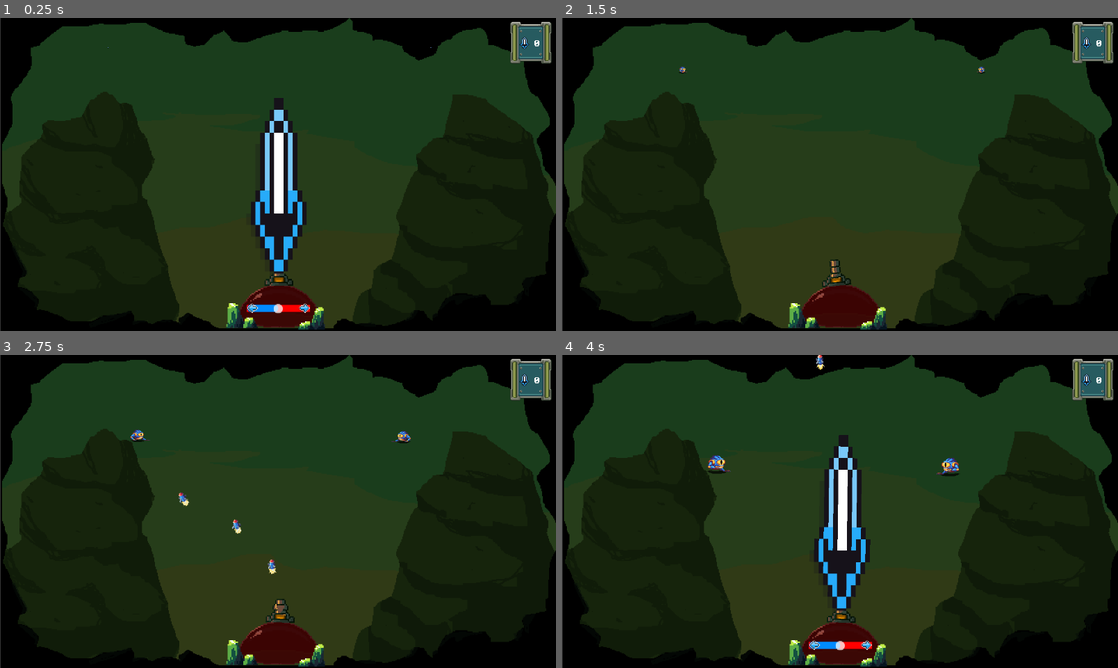
Above: before the commit, frames 1-4 (two rows, left to right).
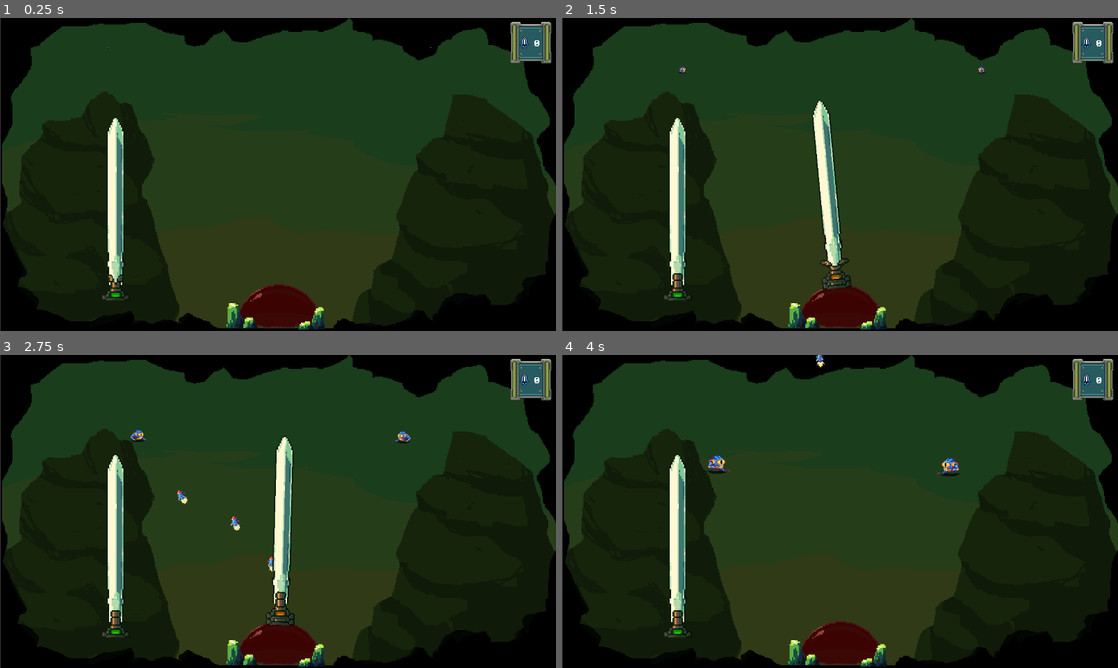
Above: after the commit, the same moments.

Repository: antoinenisoli/DomeSword_GWJ_2025
Game: Godot game, scene res://scenes/levels/game.tscn
Same seed, same stepped clock (60 frames per second), same inputs: the game is played once before the commit and once after it.
Inputs (mouse positions are in pixels of both pictures, inside the frame that each line leads up to):
- Up to frame 1 (0.25 s): no input
- Up to frame 2 (1.5 s): move the mouse to (962, 158) at 0.52 s; press the mouse at (962, 158) at 0.53 s; hold Right (move_right) 0.53-1.28 s; move the mouse to (728, 190) at 1.27 s; release the mouse at (728, 190) at 1.28 s; hold Left (move_left) from 1.28 s (still down); tap E (switch_weapon) at 1.35 s
- Up to frame 3 (2.75 s): move the mouse to (333, 442) at 2.02 s; release Left (move_left) at 2.03 s; press the mouse at (333, 442) at 2.03 s; hold Right (move_right) from 2.03 s (still down)
- Up to frame 4 (4 s): move the mouse to (812, 574) at 2.77 s; release the mouse at (812, 574) at 2.78 s; tap E (switch_weapon) at 2.85 s; move the mouse to (1006, 558) at 3.52 s; release Right (move_right) at 3.53 s; press the mouse at (1006, 558) at 3.53 s; hold Left (move_left) from 3.53 s (still down)

The runs differ from the first frame. In frame 1, 5.5% of the frame differs, in the area x 18-56%, y 25-95%; in frame 2, 3.4%; in frame 3, 3.5%; in frame 4, 5.5%, in the area x 18-56%, y 0-95%.

Commit message:
integrate dome sword sprites

Diff:
--- a/scenes/entities/player/dome.tscn
+++ b/scenes/entities/player/dome.tscn
@@ -80,9 +80,12 @@
 [node name="turret" parent="Weapons" instance=ExtResource("3_t5h6n")]
 
 [node name="AnimatedSprite2D" parent="Weapons/turret" index="0"]
-position = Vector2(0, -90)
+position = Vector2(0, -94)
+frame = 2
+frame_progress = 0.0
 
 [node name="sword" parent="Weapons" instance=ExtResource("4_l7o3r")]
+visible = false
 force_curve = SubResource("Curve_si0v0")
 
 [node name="Control" parent="Weapons/sword" index="2"]
--- a/scenes/entities/weapon_support.tscn
+++ b/scenes/entities/weapon_support.tscn
@@ -1,28 +1,220 @@
-[gd_scene load_steps=5 format=3 uid="uid://c66tdqqqa4low"]
-
-[ext_resource type="Texture2D" uid="uid://du6od362500ps" path="res://assets/sprites/dome/Turret.png" id="1_leg1a"]
+[gd_scene load_steps=18 format=3 uid="uid://c66tdqqqa4low"]
+
+[ext_resource type="Texture2D" uid="uid://d0qklanlrytos" path="res://assets/sprites/dome/Turret2.png" id="2_leg1a"]
 [ext_resource type="Script" uid="uid://bgelaal4mskqu" path="res://scripts/Entities/Player/weapons/ammo_light.gd" id="2_o0ygl"]
-[ext_resource type="Texture2D" uid="uid://b2urny3hrkixh" path="res://assets/sprites/dome/Turret_light.png" id="3_snj2o"]
 
 [sub_resource type="Gradient" id="Gradient_538jk"]
 interpolation_mode = 1
 offsets = PackedFloat32Array(0, 0.01, 0.33, 0.66)
 colors = PackedColorArray(1, 0, 0, 1, 1, 0.6117647, 0, 1, 1, 0.8901186, 0, 1, 0, 1, 0.41140202, 1)
 
-[node name="Weapon_support" type="Sprite2D" node_paths=PackedStringArray("light")]
+[sub_resource type="AtlasTexture" id="AtlasTexture_mj5w8"]
+atlas = ExtResource("2_leg1a")
+region = Rect2(128, 64, 64, 64)
+
+[sub_resource type="AtlasTexture" id="AtlasTexture_a5hkb"]
+atlas = ExtResource("2_leg1a")
+region = Rect2(64, 64, 64, 64)
+
+[sub_resource type="AtlasTexture" id="AtlasTexture_487ac"]
+atlas = ExtResource("2_leg1a")
+region = Rect2(0, 64, 64, 64)
+
+[sub_resource type="AtlasTexture" id="AtlasTexture_538jk"]
+atlas = ExtResource("2_leg1a")
+region = Rect2(192, 0, 64, 64)
+
+[sub_resource type="AtlasTexture" id="AtlasTexture_we0nl"]
+atlas = ExtResource("2_leg1a")
+region = Rect2(0, 0, 64, 64)
+
+[sub_resource type="AtlasTexture" id="AtlasTexture_kh6qd"]
+atlas = ExtResource("2_leg1a")
+region = Rect2(0, 0, 64, 64)
+
+[sub_resource type="AtlasTexture" id="AtlasTexture_afr54"]
+atlas = ExtResource("2_leg1a")
+region = Rect2(64, 0, 64, 64)
+
+[sub_resource type="AtlasTexture" id="AtlasTexture_7ejf5"]
+atlas = ExtResource("2_leg1a")
+region = Rect2(128, 0, 64, 64)
+
+[sub_resource type="AtlasTexture" id="AtlasTexture_c5v22"]
+atlas = ExtResource("2_leg1a")
+region = Rect2(192, 0, 64, 64)
+
+[sub_resource type="SpriteFrames" id="SpriteFrames_o0ygl"]
+animations = [{
+"frames": [{
+"duration": 1.0,
+"texture": SubResource("AtlasTexture_mj5w8")
+}, {
+"duration": 1.0,
+"texture": SubResource("AtlasTexture_a5hkb")
+}, {
+"duration": 1.0,
+"texture": SubResource("AtlasTexture_487ac")
+}, {
+"duration": 1.0,
+"texture": SubResource("AtlasTexture_538jk")
+}],
+"loop": false,
+"name": &"close",
+"speed": 10.0
+}, {
+"frames": [{
+"duration": 1.0,
+"texture": SubResource("AtlasTexture_we0nl")
+}],
+"loop": false,
+"name": &"idle",
+"speed": 5.0
+}, {
+"frames": [{
+"duration": 1.0,
+"texture": SubResource("AtlasTexture_538jk")
+}, {
+"duration": 1.0,
+"texture": SubResource("AtlasTexture_487ac")
+}, {
+"duration": 1.0,
+"texture": SubResource("AtlasTexture_a5hkb")
+}, {
+"duration": 1.0,
+"texture": SubResource("AtlasTexture_mj5w8")
+}],
+"loop": false,
+"name": &"open",
+"speed": 10.0
+}, {
+"frames": [{
+"duration": 1.0,
+"texture": SubResource("AtlasTexture_kh6qd")
+}, {
+"duration": 1.0,
+"texture": SubResource("AtlasTexture_afr54")
+}, {
+"duration": 1.0,
+"texture": SubResource("AtlasTexture_7ejf5")
+}, {
+"duration": 1.0,
+"texture": SubResource("AtlasTexture_c5v22")
+}],
+"loop": false,
+"name": &"shoot",
+"speed": 20.0
+}]
+
+[sub_resource type="Animation" id="Animation_kagac"]
+resource_name = "show_sword"
+tracks/0/type = "value"
+tracks/0/imported = false
+tracks/0/enabled = true
+tracks/0/path = NodePath("sword_base:position")
+tracks/0/interp = 1
+tracks/0/loop_wrap = true
+tracks/0/keys = {
+"times": PackedFloat32Array(0, 1),
+"transitions": PackedFloat32Array(1, 1),
+"update": 0,
+"values": [Vector2(0, 232), Vector2(0, -24)]
+}
+
+[sub_resource type="Animation" id="Animation_leg1a"]
+length = 0.001
+tracks/0/type = "value"
+tracks/0/imported = false
+tracks/0/enabled = true
+tracks/0/path = NodePath("sword_base:position")
+tracks/0/interp = 1
+tracks/0/loop_wrap = true
+tracks/0/keys = {
+"times": PackedFloat32Array(0),
+"transitions": PackedFloat32Array(1),
+"update": 0,
+"values": [Vector2(0, -24)]
+}
+
+[sub_resource type="Animation" id="Animation_o0ygl"]
+resource_name = "hide_sword"
+tracks/0/type = "value"
+tracks/0/imported = false
+tracks/0/enabled = true
+tracks/0/path = NodePath("sword_base:position")
+tracks/0/interp = 1
+tracks/0/loop_wrap = true
+tracks/0/keys = {
+"times": PackedFloat32Array(0, 1),
+"transitions": PackedFloat32Array(1, 1),
+"update": 0,
+"values": [Vector2(0, -24), Vector2(0, 232)]
+}
+
+[sub_resource type="AnimationLibrary" id="AnimationLibrary_leg1a"]
+_data = {
+&"RESET": SubResource("Animation_leg1a"),
+&"hide_sword": SubResource("Animation_o0ygl"),
+&"show_sword": SubResource("Animation_kagac")
+}
+
+[node name="Weapon_support" type="Node2D" node_paths=PackedStringArray("light")]
 z_index = 50
-position = Vector2(0, -4.578941)
-scale = Vector2(1.7857144, 1.8245621)
-texture = ExtResource("1_leg1a")
-region_enabled = true
-region_rect = Rect2(2, 30, 44, 18)
 script = ExtResource("2_o0ygl")
-light = NodePath("light")
+light = NodePath("support/light")
 grad = SubResource("Gradient_538jk")
 blink = Color(18.892157, 0, 0, 1)
 
-[node name="light" type="Sprite2D" parent="."]
+[node name="support" type="AnimatedSprite2D" parent="."]
+z_index = 50
+position = Vector2(0, -32)
+sprite_frames = SubResource("SpriteFrames_o0ygl")
+animation = &"close"
+autoplay = "close"
+
+[node name="light" type="Sprite2D" parent="support"]
 self_modulate = Color(0.1333332, 1, 0, 1)
 z_index = 50
-position = Vector2(0, -15)
-texture = ExtResource("3_snj2o")
+scale = Vector2(0.99999994, 0.99999994)
+texture = ExtResource("2_leg1a")
+region_enabled = true
+region_rect = Rect2(0, 192, 64, 64)
+
+[node name="sword_base" type="Node2D" parent="."]
+position = Vector2(0, -24)
+
+[node name="bottom" type="Sprite2D" parent="sword_base"]
+position = Vector2(0, -32)
+texture = ExtResource("2_leg1a")
+flip_v = true
+region_enabled = true
+region_rect = Rect2(192, 64, 64, 64)
+
+[node name="Sprite2D" type="Sprite2D" parent="sword_base"]
+position = Vector2(0, -68)
+texture = ExtResource("2_leg1a")
+region_enabled = true
+region_rect = Rect2(0, 128, 64, 64)
+
+[node name="Sprite2D2" type="Sprite2D" parent="sword_base"]
+position = Vector2(0, -124)
+texture = ExtResource("2_leg1a")
+region_enabled = true
+region_rect = Rect2(64, 128, 64, 64)
+
+[node name="Sprite2D3" type="Sprite2D" parent="sword_base"]
+position = Vector2(0, -188)
+texture = ExtResource("2_leg1a")
+region_enabled = true
+region_rect = Rect2(128, 128, 64, 64)
+
+[node name="top" type="Sprite2D" parent="sword_base"]
+position = Vector2(0, -252)
+texture = ExtResource("2_leg1a")
+region_enabled = true
+region_rect = Rect2(192, 128, 64, 64)
+
+[node name="AnimationPlayer" type="AnimationPlayer" parent="."]
+libraries = {
+&"": SubResource("AnimationLibrary_leg1a")
+}
--- a/scenes/levels/game.tscn
+++ b/scenes/levels/game.tscn
@@ -9,6 +9,7 @@
 [ext_resource type="PackedScene" uid="uid://hmo0bngnvdqj" path="res://scenes/entities/player/dome.tscn" id="7_7rg7d"]
 [ext_resource type="PackedScene" uid="uid://dvqd0ooccv04c" path="res://scenes/camera_2d.tscn" id="7_xmnyv"]
 [ext_resource type="AudioStream" uid="uid://3ro1xk81esn2" path="res://assets/sounds/Parabola.mp3" id="10_uk881"]
+[ext_resource type="PackedScene" uid="uid://c66tdqqqa4low" path="res://scenes/entities/weapon_support.tscn" id="12_6370d"]
 [ext_resource type="Texture2D" uid="uid://ccbisbkqt1r3c" path="res://assets/sprites/dome/enviro/background_placeholder.png" id="12_oi2tv"]
 [ext_resource type="PackedScene" uid="uid://byxfdf0x8un4k" path="res://scenes/entities/frog_enemy.tscn" id="13_eiv1w"]
 
@@ -78,3 +79,6 @@
 [node name="FloatingText" parent="." instance=ExtResource("6_r0gsk")]
 visible = false
 position = Vector2(-269, -135)
+
+[node name="Weapon_support" parent="." instance=ExtResource("12_6370d")]
+position = Vector2(-248, 60)
--- a/scenes/weapons/turret.tscn
+++ b/scenes/weapons/turret.tscn
@@ -1,30 +1,46 @@
-[gd_scene load_steps=12 format=3 uid="uid://kksfipc358r0"]
+[gd_scene load_steps=16 format=3 uid="uid://kksfipc358r0"]
 
 [ext_resource type="Script" uid="uid://c57nnnwe38uvv" path="res://scripts/Entities/Player/weapons/turret_controller.gd" id="1_83w2q"]
-[ext_resource type="Texture2D" uid="uid://du6od362500ps" path="res://assets/sprites/dome/Turret.png" id="2_538jk"]
+[ext_resource type="Texture2D" uid="uid://d0qklanlrytos" path="res://assets/sprites/dome/Turret2.png" id="3_487ac"]
 [ext_resource type="PackedScene" uid="uid://cdxn5allwtq1u" path="res://scenes/weapons/shoot.tscn" id="3_538jk"]
 [ext_resource type="PackedScene" uid="uid://gxdobt1xhysw" path="res://scenes/bullets/bullet2.tscn" id="4_487ac"]
 [ext_resource type="PackedScene" uid="uid://c66tdqqqa4low" path="res://scenes/entities/weapon_support.tscn" id="6_538jk"]
 
 [sub_resource type="AtlasTexture" id="AtlasTexture_we0nl"]
-atlas = ExtResource("2_538jk")
-region = Rect2(0, 0, 48, 48)
+atlas = ExtResource("3_487ac")
+region = Rect2(0, 0, 64, 64)
+
+[sub_resource type="AtlasTexture" id="AtlasTexture_kh6qd"]
+atlas = ExtResource("3_487ac")
+region = Rect2(0, 0, 64, 64)
+
+[sub_resource type="AtlasTexture" id="AtlasTexture_afr54"]
+atlas = ExtResource("3_487ac")
+region = Rect2(64, 0, 64, 64)
+
+[sub_resource type="AtlasTexture" id="AtlasTexture_7ejf5"]
+atlas = ExtResource("3_487ac")
+region = Rect2(128, 0, 64, 64)
+
+[sub_resource type="AtlasTexture" id="AtlasTexture_c5v22"]
+atlas = ExtResource("3_487ac")
+region = Rect2(192, 0, 64, 64)
+
+[sub_resource type="AtlasTexture" id="AtlasTexture_538jk"]
+atlas = ExtResource("3_487ac")
+region = Rect2(192, 0, 64, 64)
 
 [sub_resource type="AtlasTexture" id="AtlasTexture_487ac"]
-atlas = ExtResource("2_538jk")
-region = Rect2(0, 0, 48, 48)
+atlas = ExtResource("3_487ac")
+region = Rect2(0, 64, 64, 64)
 
-[sub_resource type="AtlasTexture" id="AtlasTexture_kh6qd"]
-atlas = ExtResource("2_538jk")
-region = Rect2(48, 0, 48, 48)
+[sub_resource type="AtlasTexture" id="AtlasTexture_a5hkb"]
+atlas = ExtResource("3_487ac")
+region = Rect2(64, 64, 64, 64)
 
-[sub_resource type="AtlasTexture" id="AtlasTexture_afr54"]
-atlas = ExtResource("2_538jk")
-region = Rect2(0, 48, 48, 48)
-
-[sub_resource type="AtlasTexture" id="AtlasTexture_7ejf5"]
-atlas = ExtResource("2_538jk")
-region = Rect2(48, 48, 48, 48)
+[sub_resource type="AtlasTexture" id="AtlasTexture_mj5w8"]
+atlas = ExtResource("3_487ac")
+region = Rect2(128, 64, 64, 64)
 
 [sub_resource type="SpriteFrames" id="SpriteFrames_mqfwu"]
 animations = [{
@@ -38,9 +54,6 @@
 }, {
 "frames": [{
 "duration": 1.0,
-"texture": SubResource("AtlasTexture_487ac")
-}, {
-"duration": 1.0,
 "texture": SubResource("AtlasTexture_kh6qd")
 }, {
 "duration": 1.0,
@@ -48,10 +61,30 @@
 }, {
 "duration": 1.0,
 "texture": SubResource("AtlasTexture_7ejf5")
+}, {
+"duration": 1.0,
+"texture": SubResource("AtlasTexture_c5v22")
 }],
 "loop": false,
 "name": &"shoot",
 "speed": 20.0
+}, {
+"frames": [{
+"duration": 1.0,
+"texture": SubResource("AtlasTexture_538jk")
+}, {
+"duration": 1.0,
+"texture": SubResource("AtlasTexture_487ac")
+}, {
+"duration": 1.0,
+"texture": SubResource("AtlasTexture_a5hkb")
+}, {
+"duration": 1.0,
+"texture": SubResource("AtlasTexture_mj5w8")
+}],
+"loop": true,
+"name": &"switch",
+"speed": 10.0
 }]
 
 [node name="turret" type="Node2D" node_paths=PackedStringArray("_shooting", "sprite")]
@@ -62,7 +95,7 @@
 
 [node name="AnimatedSprite2D" type="AnimatedSprite2D" parent="."]
 z_index = 50
-position = Vector2(0, -25)
+position = Vector2(0, -32)
 sprite_frames = SubResource("SpriteFrames_mqfwu")
 animation = &"shoot"
 autoplay = "idle"
@@ -70,7 +103,7 @@
 frame_progress = 1.0
 
 [node name="Weapon_support" parent="AnimatedSprite2D" node_paths=PackedStringArray("my_weapon") instance=ExtResource("6_538jk")]
-position = Vector2(7.1525574e-07, 14.999999)
+position = Vector2(0, 23)
 scale = Vector2(1, 0.9999998)
 my_weapon = NodePath("../..")
 
--- a/scripts/Entities/Player/weapons/ammo_light.gd
+++ b/scripts/Entities/Player/weapons/ammo_light.gd
@@ -11,6 +11,9 @@
 @export var blink_rate: int = 32
 
 func update_light() -> void:
+    if !my_weapon:
+        return
+
     var i = my_weapon.weapons.turret_ammo.ammo_quantity()
     var color: Color = grad.sample(i)
     light.self_modulate = color
Not shown: 1 places in scenes/levels/game.tscn that only renumber resources
